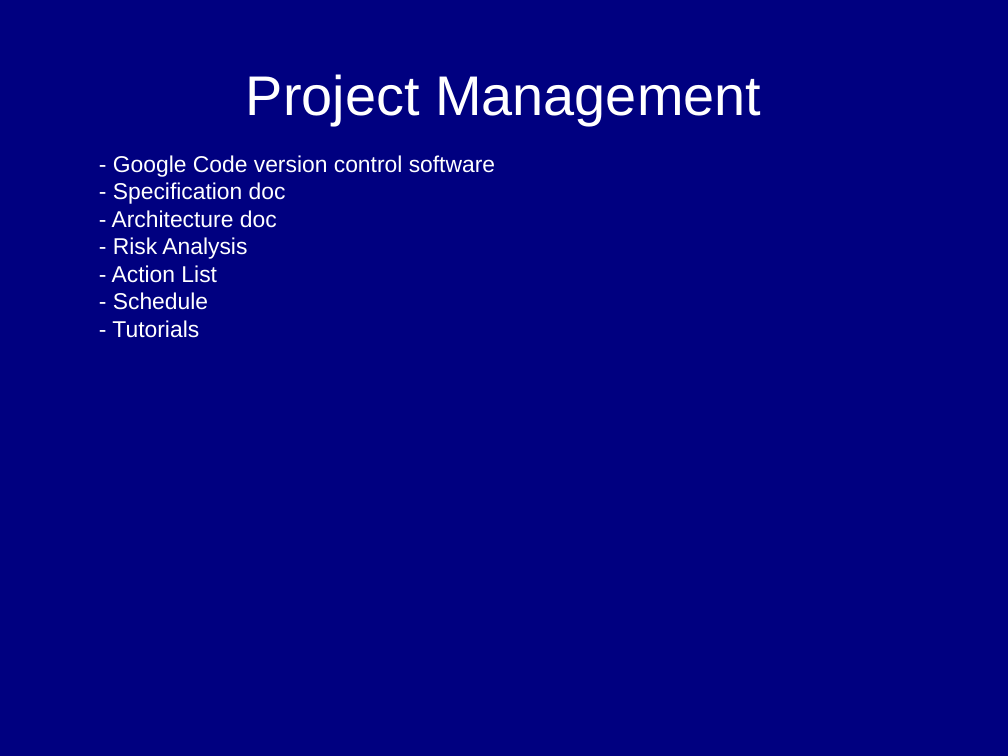
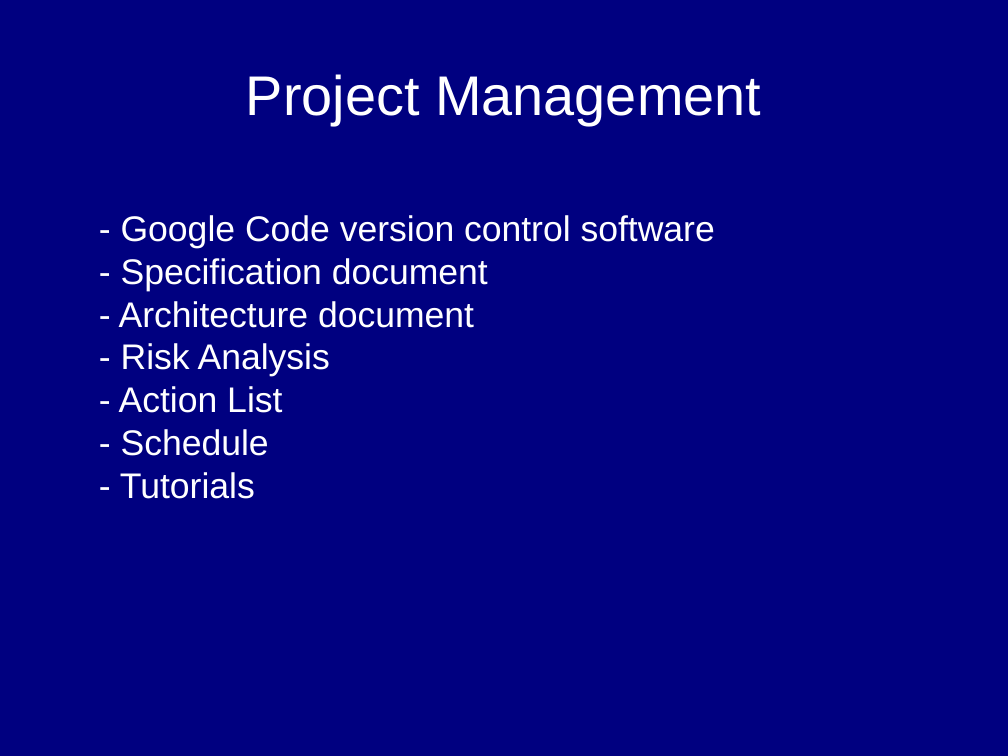
Before and after one commit to mgiorgino/xen-attitune, a slide deck: slide 26 of Docs/Anglais/PresentationAnglais.odp (slide 23 before the commit). Drawn at 1008x756 pixels with LibreOffice and Linux fonts; fonts in the diff are those of the drawing. Boxes give left, top, right and bottom in pixels: in the first picture for what was removed or moved away, otherwise in the second. Text is boxed around its words. In the diff, an @@ line names an element or a change of style, - is before the commit and + after.

```diff
--- a/Docs/Anglais/PresentationAnglais.odp
+++ b/Docs/Anglais/PresentationAnglais.odp
@@ text "- Google Code version control ...": place and size @@
-text "- Google Code version control ..." at bbox=[112, 155, 495, 338]
+text "- Google Code version control ..." at bbox=[119, 215, 715, 499]
@@ text at bbox=[119, 215, 715, 499]: size 18 to 28 pt in "- Google Code version control software", "- Risk Analysis", "- Action List", "- Schedule" and 1 more places @@
@@ text at bbox=[119, 258, 488, 328]: text changed; size 18 to 28 pt @@
-- Specification doc
-- Architecture doc
+- Specification document
+- Architecture document
```
Also in this commit, not shown: 3 other slides changed, 10 slides added, 2 slides removed.
